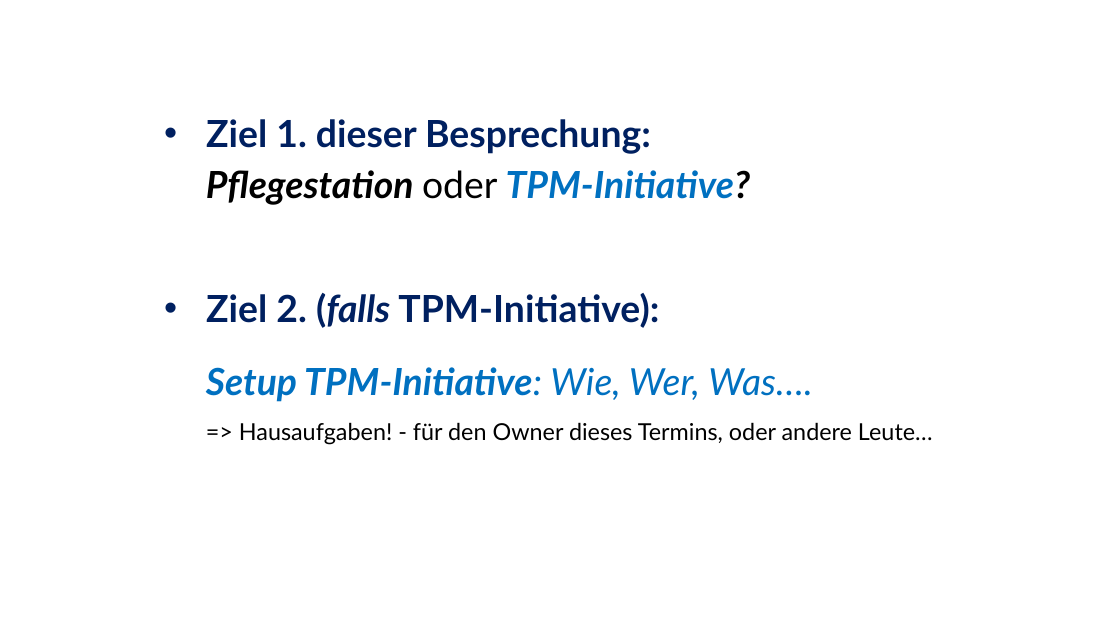
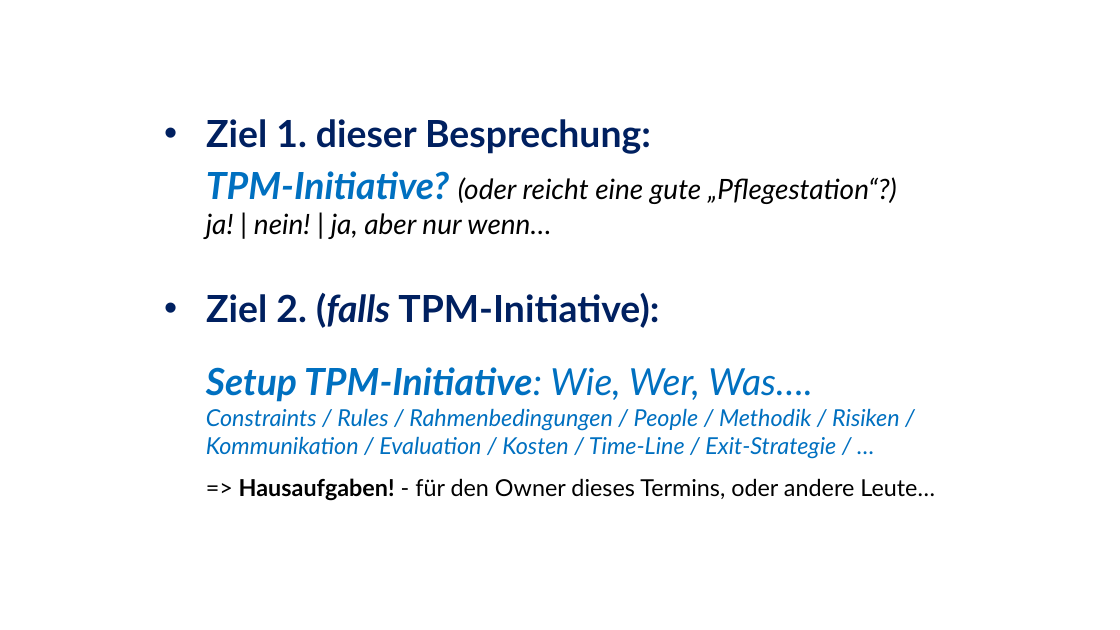
Before and after one commit to ckluth/josyn-platform, a slide deck: slide 6 of josyn-intro.pptx. Drawn at 1120x630 pixels with LibreOffice and Linux fonts; fonts in the diff are those of the drawing. Boxes give left, top, right and bottom in pixels: in the first picture for what was removed or moved away, otherwise in the second. Text is boxed around its words. In the diff, an @@ line names an element or a change of style, - is before the commit and + after.

```diff
--- a/josyn-intro.pptx
+++ b/josyn-intro.pptx
@@ text at (x1=206, y1=171, x2=897, y2=239): text changed; size 32 to 24 pt; bold off @@
-Pflegestation oder TPM-Initiative?
+TPM-Initiative? (oder reicht eine gute „Pflegestation“?)
+ja! | nein! | ja, aber nur wenn…
@@ text at (x1=206, y1=408, x2=900, y2=459): paragraph added @@
+Constraints / Rules / Rahmenbedingungen / People / Methodik / Risiken / Kommunikation / Evaluation / Kosten / Time-Line / Exit-Strategie / …
@@ text at (x1=239, y1=478, x2=935, y2=501): bold on in "Hausaufgaben!" @@
```
Also in this commit, not shown: 4 other slides changed.
